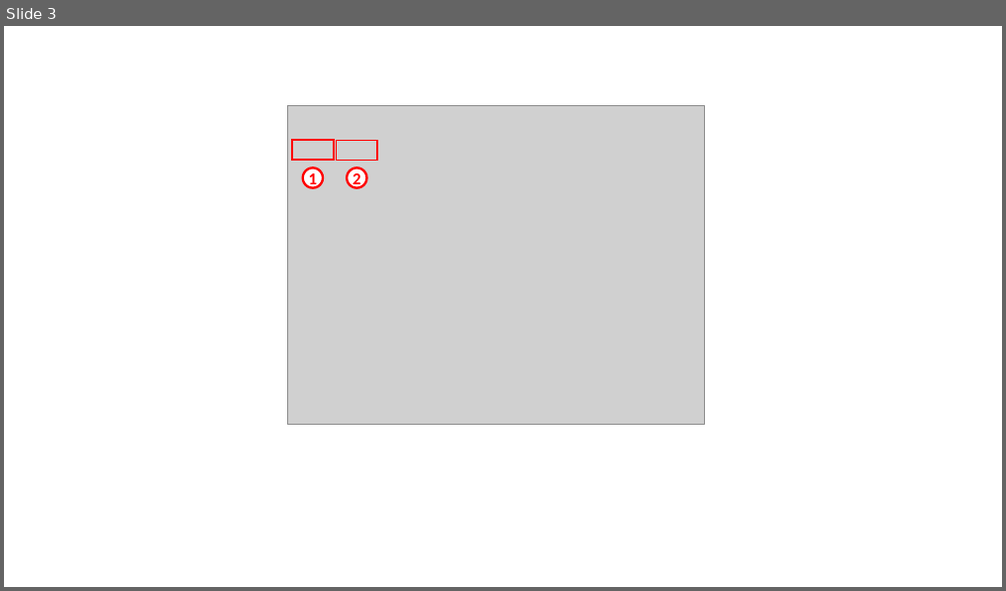
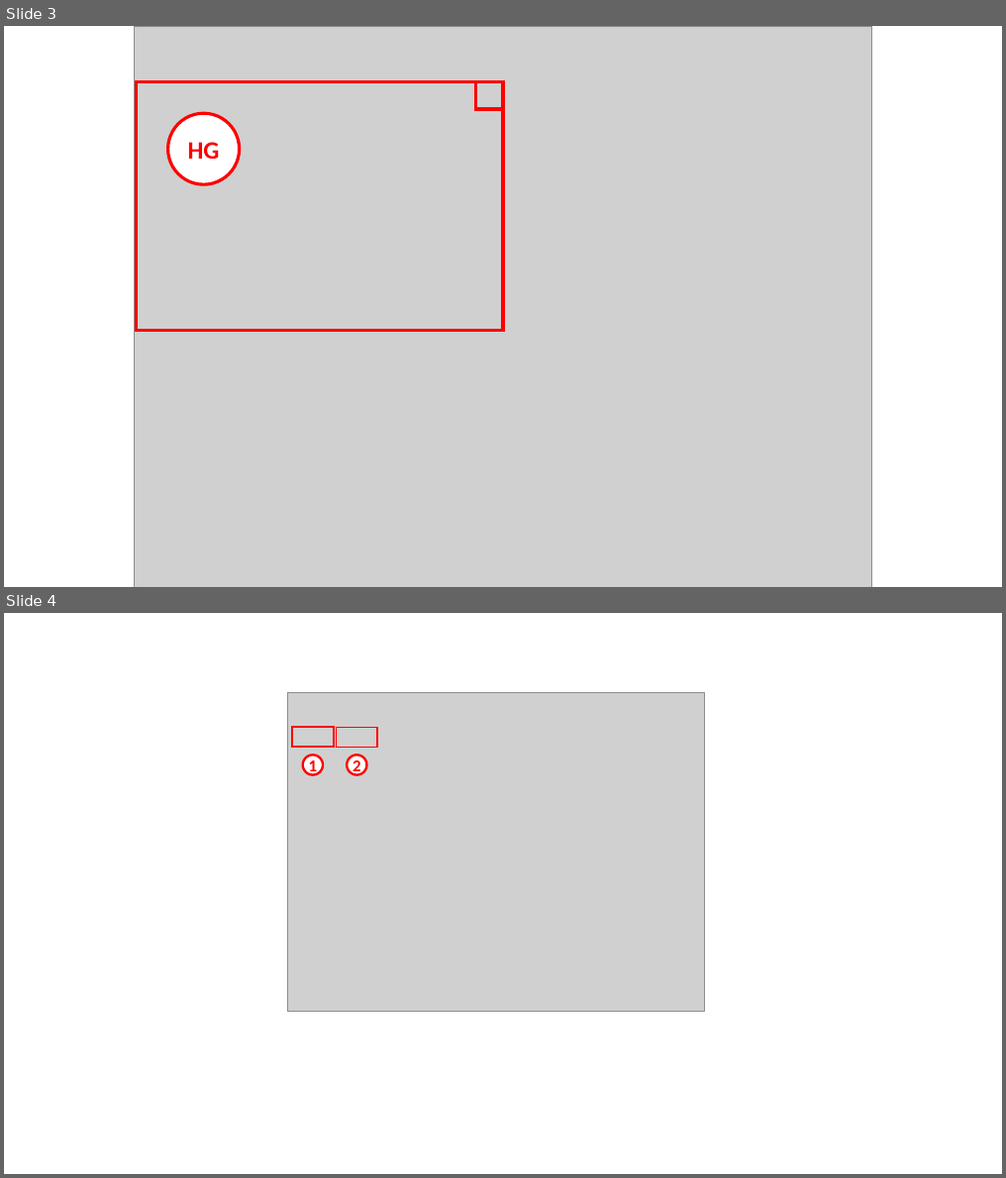
Before and after one commit to xpessoles/TP_Documents_PSI, a slide deck: 16_RC4/Figures/Figures.pptx. Shown one above the other, each under a label of ours: slide 3 before the commit, slides 3 and 4 after it. The pictures are 1006x591 and 1006x1178 pixels, drawn with LibreOffice and Linux fonts; fonts in the diff are those of the drawing; grey boxes stand for pictures. Boxes give left, top, right and bottom in pixels: in the first picture for what was removed or moved away, otherwise in the second. Text is boxed around its words. In the diff, an @@ line names an element or a change of style, - is before the commit and + after.

```diff
--- a/16_RC4/Figures/Figures.pptx
+++ b/16_RC4/Figures/Figures.pptx
@@ slide 3 added at <box>4,26,1002,587</box>, background #FFFFFF @@
@@ picture added at <box>135,26,871,587</box> @@
@@ rectangle added at <box>136,82,503,331</box>, outline #FF0000 3 pt @@
@@ rectangle added at <box>475,82,503,109</box>, outline #FF0000 3 pt @@
@@ ellipse added at <box>168,113,239,184</box>, fill #FFFFFF, outline #FF0000 3 pt, 24 pt, text #FF0000, bold @@
+HG
@@ what was slide 3 is now slide 4 @@
```
